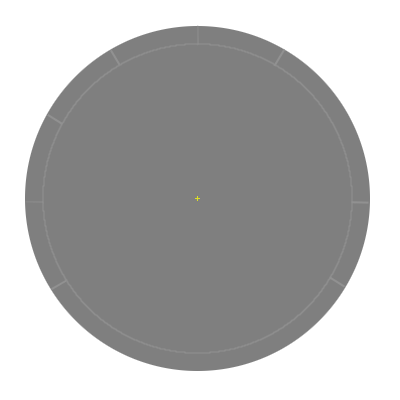
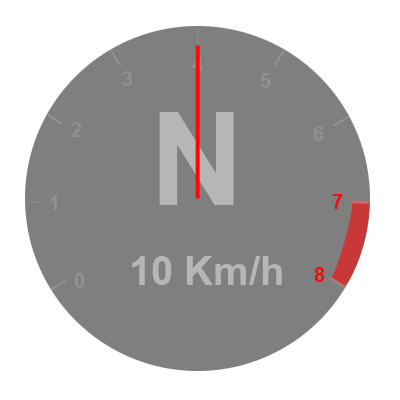
Two versions of the same layered image (400×400). Layer-by-layer changes:
added layer "lancetta" above "velocità" over [195, 45, 200, 199]
added layer "velocità" above "marcia #1" over [132, 256, 282, 285]
added layer "marcia #1" above "testo" over [159, 112, 234, 205]
added group "testo" with 9 layers above "giri" over [50, 56, 343, 288]
added layer "8" in group "testo" over [314, 267, 325, 282]
added layer "7" in group "testo" over [332, 194, 343, 209]
added layer "0" in group "testo" over [74, 273, 85, 288]
added layer "1" in group "testo" over [50, 195, 57, 210]
added layer "2" in group "testo" over [71, 122, 81, 137]
added layer "3" in group "testo" over [123, 71, 133, 86]
added layer "4" in group "testo" over [192, 56, 203, 71]
added layer "5" in group "testo" over [261, 73, 271, 88]
added layer "6" in group "testo" over [313, 126, 324, 141]
painted on "giri" over [330, 115, 370, 287]
hid "centro" over [42, 43, 353, 354]
